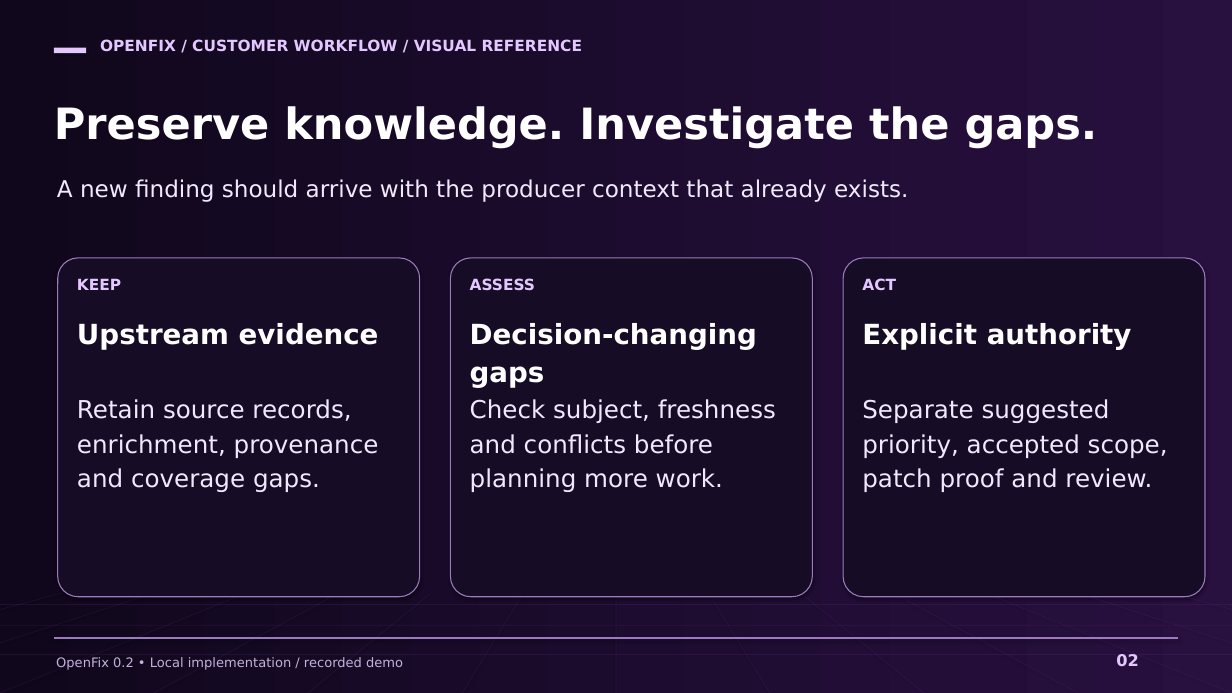
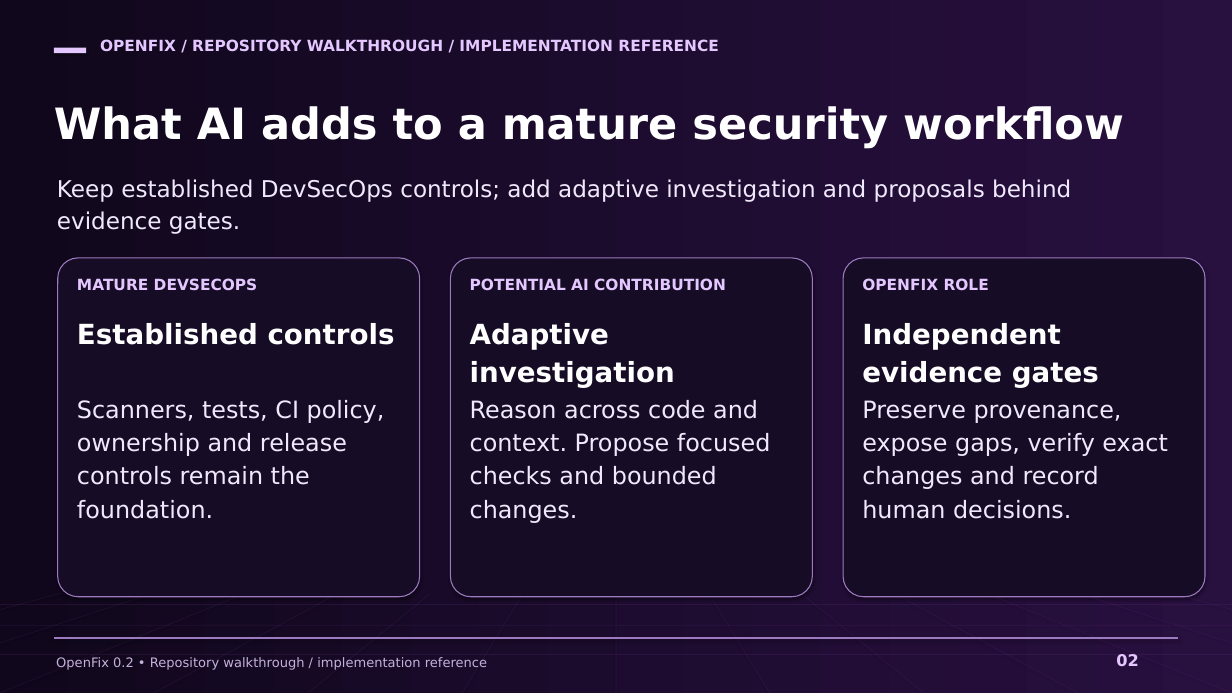
Before and after one commit to markusweldon/openfix, a slide deck: slide 2 of docs/prep/openfix-customer-workflow.pptx. Drawn at 1232x693 pixels with LibreOffice and Linux fonts; fonts in the diff are those of the drawing. Boxes give left, top, right and bottom in pixels: in the first picture for what was removed or moved away, otherwise in the second. Text is boxed around its words. In the diff, an @@ line names an element or a change of style, - is before the commit and + after.

Commit message:
Lead OpenFix with repository value and detailed architecture diagrams
Add a source-reading walkthrough, AI security versus mature DevSecOps explanation, and nine rendered Mermaid diagrams covering system boundaries, evidence, lifecycle, agent handoffs, data, production evolution and evaluation. Preserve implementation/proposal distinctions and explain design tradeoffs.

Remove checked-in playback assets and reframe README, preparation materials and the purple deck around repository discussion. Validate links, diagram rendering/source agreement, and all sixteen slide exports. Runtime code is unchanged.

```diff
--- a/docs/prep/openfix-customer-workflow.pptx
+++ b/docs/prep/openfix-customer-workflow.pptx
@@ text at bbox=[100, 39, 718, 52]: text changed @@
-OPENFIX / CUSTOMER WORKFLOW / VISUAL REFERENCE
+OPENFIX / REPOSITORY WALKTHROUGH / IMPLEMENTATION REFERENCE
@@ text at bbox=[54, 106, 1124, 148]: text changed @@
-Preserve knowledge. Investigate the gaps.
+What AI adds to a mature security workflow
@@ text at bbox=[57, 179, 1071, 234]: text changed @@
-A new finding should arrive with the producer context that already exists.
+Keep established DevSecOps controls; add adaptive investigation and proposals behind
+evidence gates.
@@ text at bbox=[77, 278, 258, 291]: text changed @@
-KEEP
+MATURE DEVSECOPS
@@ text at bbox=[470, 278, 726, 291]: text changed @@
-ASSESS
+POTENTIAL AI CONTRIBUTION
@@ text at bbox=[862, 278, 989, 291]: text changed @@
-ACT
+OPENFIX ROLE
@@ text at bbox=[77, 323, 395, 345]: text changed @@
-Upstream evidence
+Established controls
@@ text at bbox=[470, 323, 675, 388]: text changed @@
-Decision-changing
-gaps
+Adaptive
+investigation
@@ text at bbox=[862, 323, 1099, 388]: text changed @@
-Explicit authority
+Independent
+evidence gates
@@ text at bbox=[77, 400, 385, 519]: text changed; size 23 to 22.3 pt @@
-Retain source records,
-enrichment, provenance
-and coverage gaps.
+Scanners, tests, CI policy,
+ownership and release
+controls remain the
+foundation.
@@ text at bbox=[470, 400, 770, 523]: text changed; size 23 to 22.3 pt @@
-Check subject, freshness
-and conflicts before
-planning more work.
+Reason across code and
+context. Propose focused
+checks and bounded
+changes.
@@ text at bbox=[862, 400, 1167, 519]: text changed; size 23 to 22.3 pt @@
-Separate suggested
-priority, accepted scope,
-patch proof and review.
+Preserve provenance,
+expose gaps, verify exact
+changes and record
+human decisions.
@@ text at bbox=[56, 657, 487, 670]: text changed @@
-OpenFix 0.2 • Local implementation / recorded demo
+OpenFix 0.2 • Repository walkthrough / implementation reference
```
Also in this commit, not shown: 14 other slides changed, 1 slide added, 1 slide removed, 23 other files.
